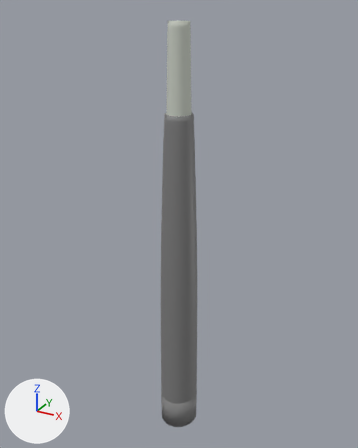
Renders of the glTF model assets/models/surgeon/forearm.glb from each side of a commit.
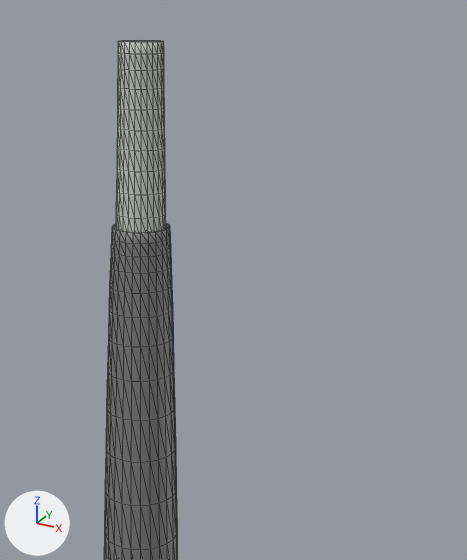
There are two pictures of each version: one whole from a 50 mm camera at (0.503, -0.915, 0.526) aimed at (-0.012, 0.022, 0.058), one close up on the part from 30% to 96% of the width and 0% to 63% of the height. The lights are fixed; the arrows at lower left show +X, +Y and +Z. The older version's two pictures come first. The close-ups show mesh edges as thin lines.

In view in the first close-up: 'Sleeve', 'WristCuff'.
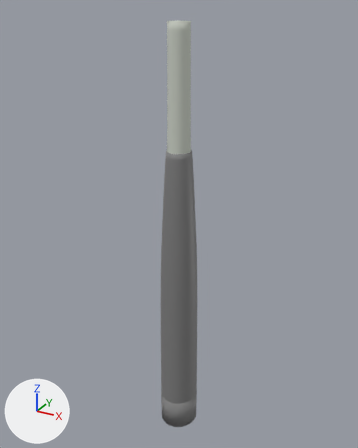
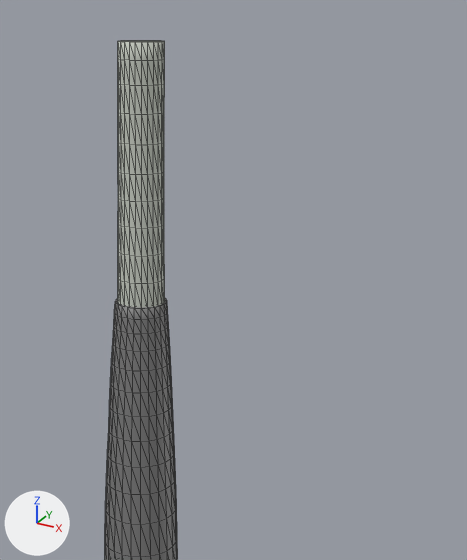
Commit message: Keep the glove's cuff on the sleeve however the wrist bends

Where the change shows, as pixel boxes (x1, y1, x2, y2) in the close-ups (467 x 560 px):
'Sleeve', reshaped: before (104, 224, 178, 560); after (105, 298, 178, 560)
'WristCuff', reshaped (39% taller): before (116, 40, 166, 232); after (118, 40, 165, 307)

The change in detail:
me_sleeve is used by ob_sleeve; location (0.0, 0.0, 0.0).
me_sleeve had 458 vertices, 912 faces and spanned x -0.047..0.047, y -0.05..0.05, z -0.5..0.32.
me_sleeve now has 458 vertices, 912 faces and spans x -0.047..0.047, y -0.05..0.05, z -0.5..0.24.
me_sleeve part 1: 289 of 458 vertices moved; they spanned x -0.043..0.043, y -0.046..0.046, z -0.042..0.32 and now span x -0.043..0.043, y -0.046..0.046, z -0.052..0.24; mean shift (0.0, 0.0, -0.065); largest move (0.0, -0.036, 0.258) -> (0.0, -0.035, 0.172).
Other edits to the shape of me_sleeve do not show in these pictures.
me_wristcuff is used by ob_wristcuff; location (0.0, 0.0, 0.0).
me_wristcuff had 314 vertices, 624 faces and spanned x -0.027..0.027, y -0.028..0.028, z 0.28..0.5.
me_wristcuff now has 314 vertices, 624 faces and spans x -0.026..0.026, y -0.026..0.026, z 0.2..0.5.
me_wristcuff part 2: 303 of 314 vertices moved; they spanned x -0.027..0.027, y -0.028..0.028, z 0.28..0.5 and now span x -0.026..0.026, y -0.026..0.026, z 0.2..0.5; mean shift (0.0, 0.0, -0.047); largest move (0.0, -0.028, 0.28) -> (0.0, -0.026, 0.2).
